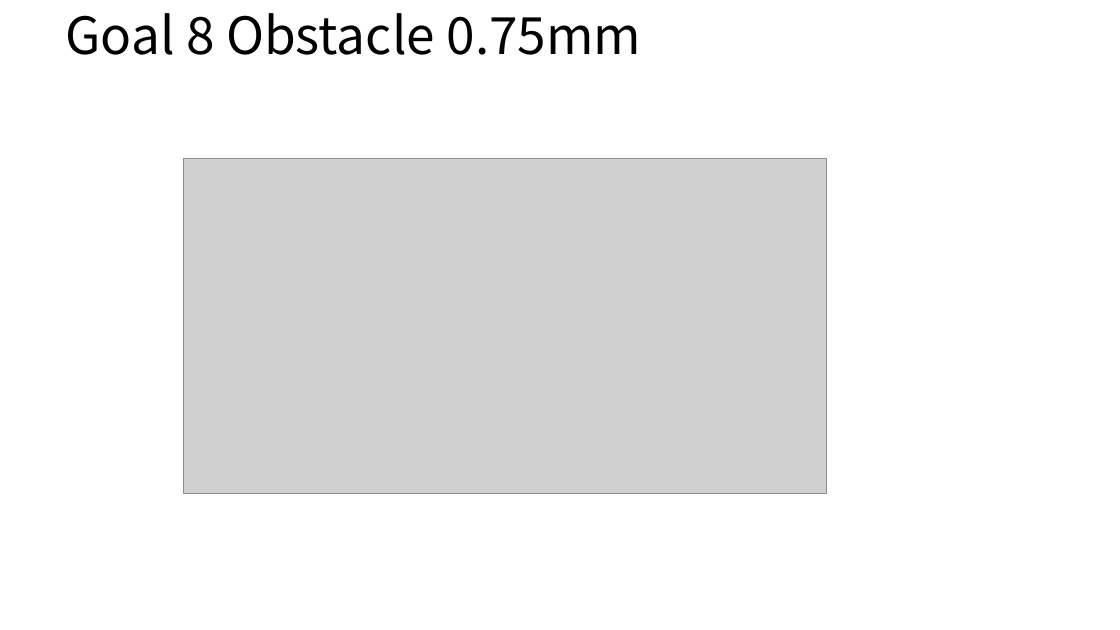
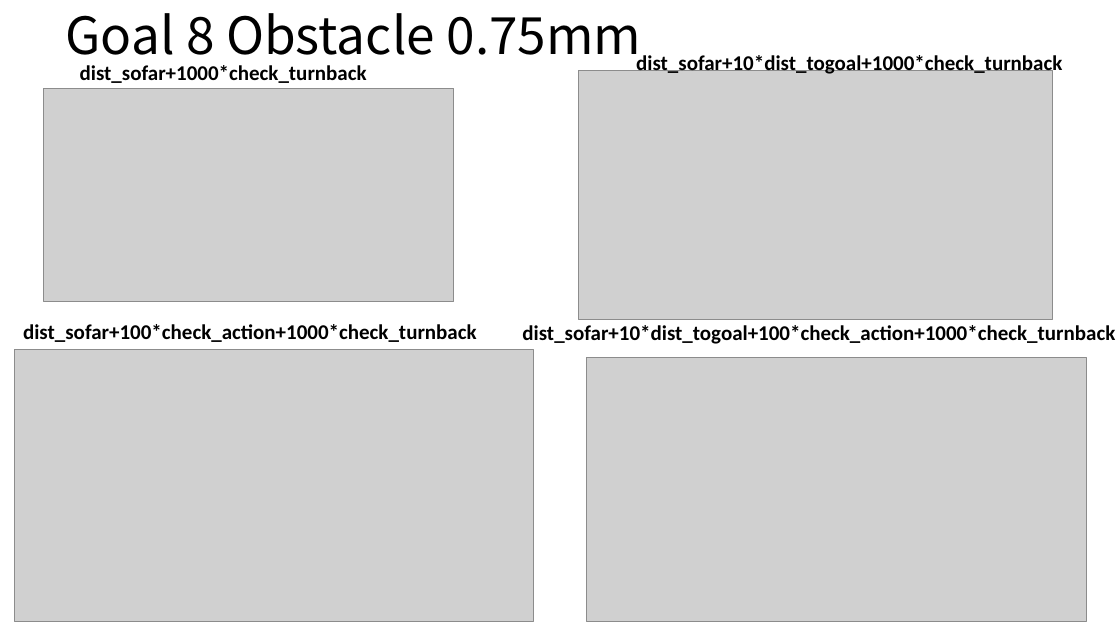
Before and after one commit to ShuoZ9379/t42_hand, a slide deck: slide 4 of zs_sim_robot/meeting_7/meeting_7.pptx (slide 5 before the commit). Drawn at 1120x630 pixels with LibreOffice and Linux fonts; fonts in the diff are those of the drawing; grey boxes stand for pictures. Boxes give left, top, right and bottom in pixels: in the first picture for what was removed or moved away, otherwise in the second. Text is boxed around its words. In the diff, an @@ line names an element or a change of style, - is before the commit and + after.

```diff
--- a/zs_sim_robot/meeting_7/meeting_7.pptx
+++ b/zs_sim_robot/meeting_7/meeting_7.pptx
@@ text added at (636,53,1062,77), 18 pt, text #000000, bold @@
+dist_sofar+10*dist_togoal+1000*check_turnback
@@ picture: place and size @@
-picture at (183,159,827,494)
+picture at (44,88,454,302)
@@ text added at (80,65,367,83), 18 pt, text #000000, bold @@
+dist_sofar+1000*check_turnback
@@ picture added at (579,71,1053,319) @@
@@ text added at (23,324,477,342), 18 pt, text #000000, bold @@
+dist_sofar+100*check_action+1000*check_turnback
@@ text added at (522,325,1115,344), 18 pt, text #000000, bold @@
+dist_sofar+10*dist_togoal+100*check_action+1000*check_turnback
@@ picture added at (15,350,534,622) @@
@@ picture added at (586,357,1086,621) @@
```
Also in this commit, not shown: 1 other slide changed, 3 slides removed, 23 other files.
